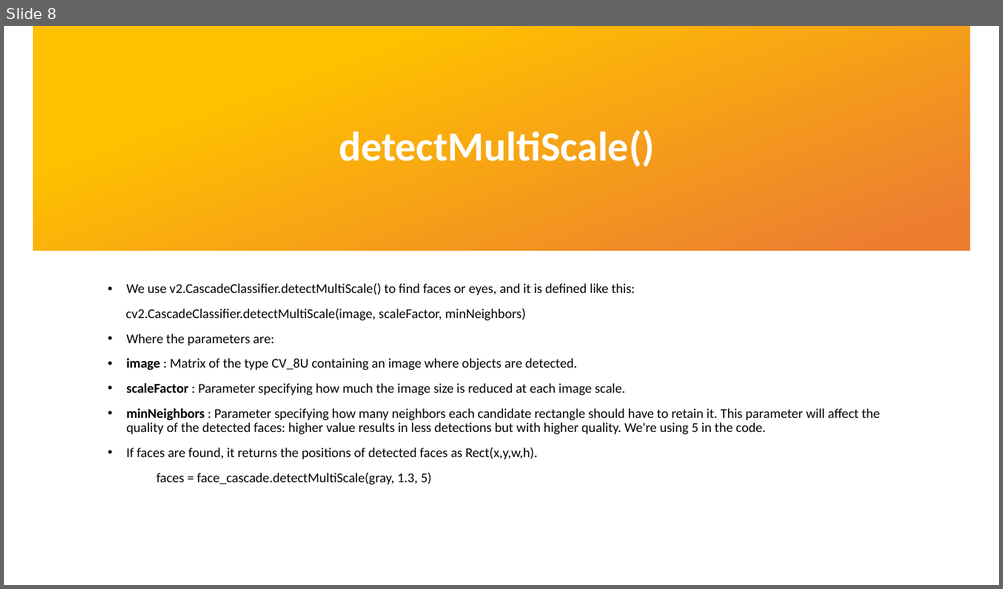
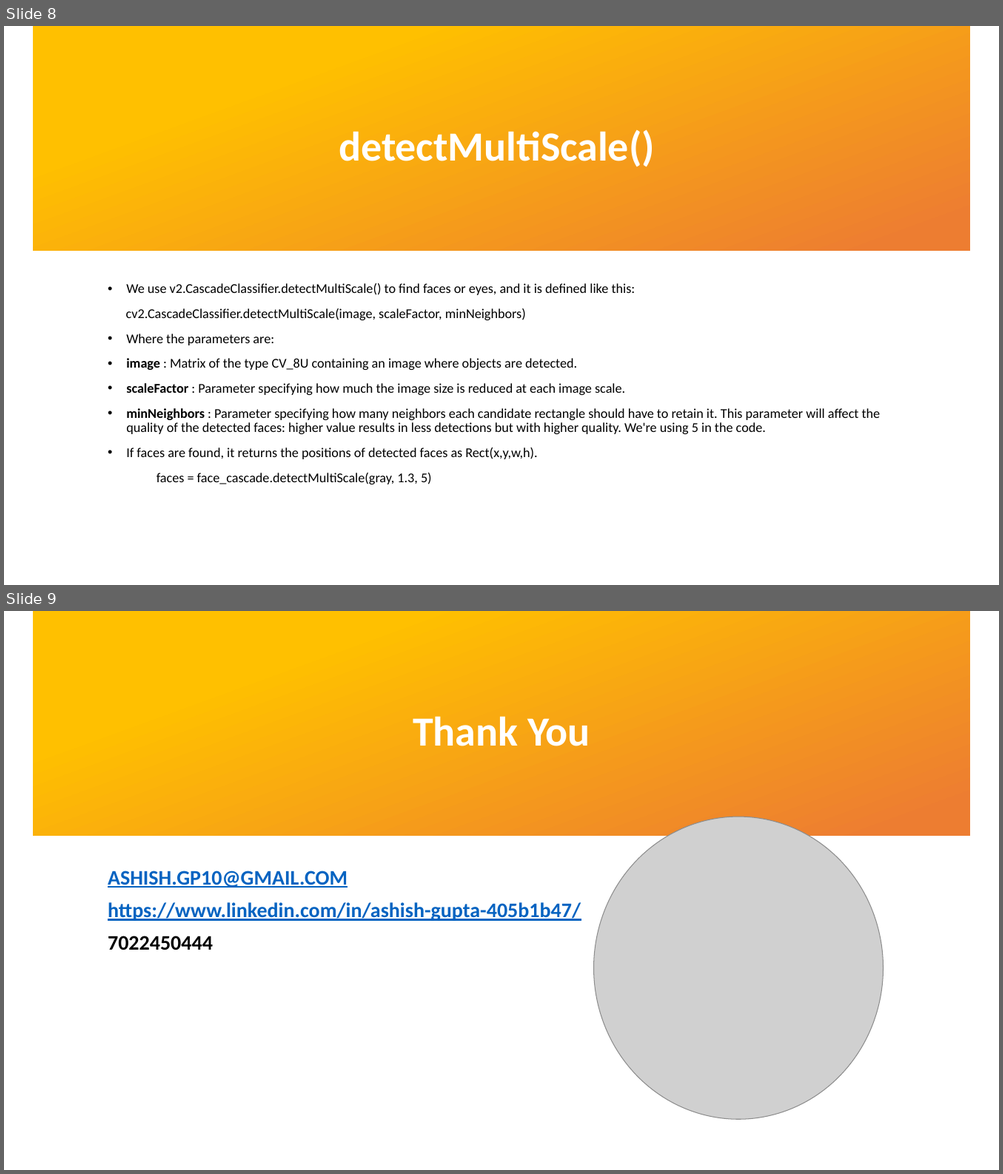
Before and after one commit to AshishGupta1992/DelhiTUG, a slide deck: FACE DETECTION.pptx. Shown one above the other, each under a label of ours: slide 8 before the commit, slides 8 and 9 after it. The pictures are 1003x589 and 1003x1174 pixels, drawn with LibreOffice and Linux fonts; fonts in the diff are those of the drawing; grey boxes stand for pictures; background and template pictures are left out. Boxes give left, top, right and bottom in pixels: in the first picture for what was removed or moved away, otherwise in the second. Text is boxed around its words. In the diff, an @@ line names an element or a change of style, - is before the commit and + after.

```diff
--- a/FACE DETECTION.pptx
+++ b/FACE DETECTION.pptx
@@ slide 9 added at [4,611,999,1170], background picture (left out) @@
@@ rectangle added at [33,611,970,835], fill gradient #FFC000 to #ED7D31 @@
@@ title added at [412,716,590,746], 40 pt, text #FFFFFF, bold @@
+Thank You
@@ picture added at [594,817,883,1120] @@
@@ text added at [108,871,580,950], 20 pt, text #0563C1, bold, underline @@
+ASHISH.GP10@GMAIL.COM
+https://www.linkedin.com/in/ashish-gupta-405b1b47/
+7022450444
```
Also in this commit, not shown: 1 other file.
